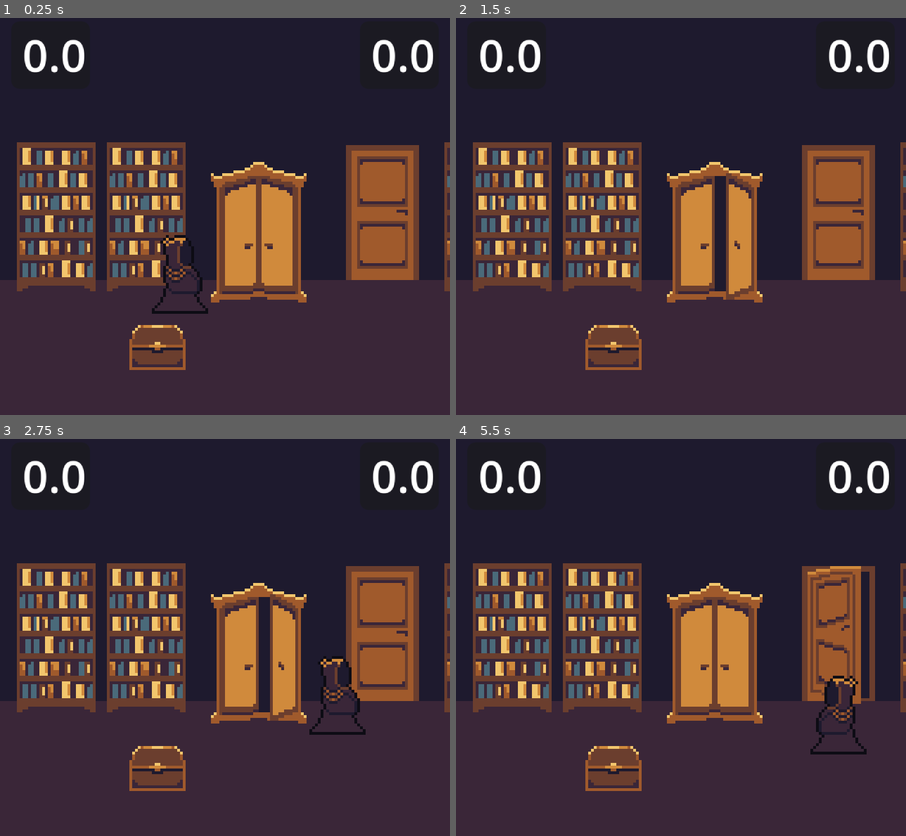
Above: before the commit, frames 1-4 (two rows, left to right).
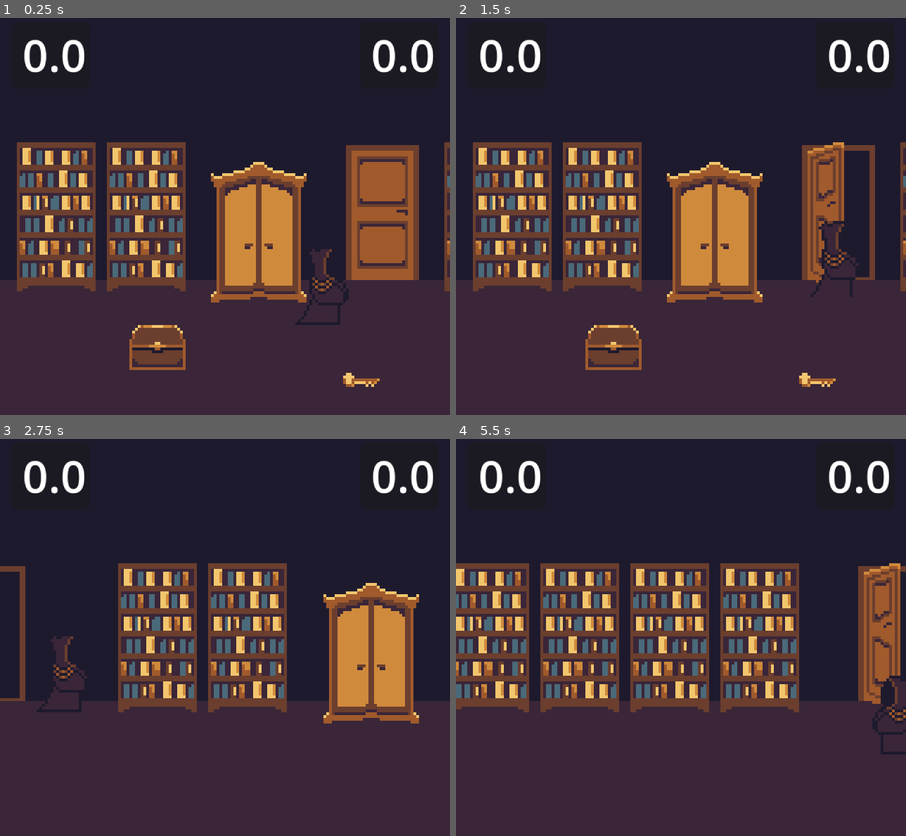
Above: after the commit, the same moments.

Repository: maskenary/gothic-game
Game: Godot game, scene res://Scenes/main.tscn
Two runs of this game, one before a commit and one after it. Both use one fixed random seed, a clock stepped at 60 frames per second and the inputs below. Video files are missing from this copy of the repository; at most half a second of black plays in their place.
Inputs:
- Up to frame 1 (0.25 s): no input
- Up to frame 2 (1.5 s): tap Enter (ui_accept) at 0.5, 0.6, 0.77, 1.07, 1.35 s; hold Right (ui_right) 0.53-1.28 s; hold Down (ui_down) from 1.28 s (still down)
- Up to frame 3 (2.75 s): tap Enter (ui_accept) at 1.52, 1.82, 2.1 s; release Down (ui_down) at 2.03 s; hold Right (ui_right) from 2.03 s (still down)
- Up to frame 4 (5.5 s): release Right (ui_right) at 2.78 s; hold Up (ui_up) 2.78-3.53 s; tap Enter (ui_accept) at 2.85, 3.02, 3.32, 3.6, 3.77, 4.07, 4.35, 4.52, 4.82, 5.1 s; hold Left (ui_left) 3.53-5.03 s; hold Down (ui_down) from 5.03 s (still down)

The runs differ from the first frame. In frame 1, 1.7% of the frame differs, in the area x 33-85%, y 54-93%; in frame 2, 5.0%; in frame 3, 27%; in frame 4, 32%, in the area x 0-100%, y 31-89%.

Commit message:
cutscene go back to game afterwards

Diff:
--- /dev/null
+++ b/Scenes/key.tscn
@@ -0,0 +1,21 @@
+[gd_scene format=3 uid="uid://cdst8rufyssoj"]
+
+[ext_resource type="Script" uid="uid://bfdwsblcui35x" path="res://Scripts/key.gd" id="1_udxw8"]
+[ext_resource type="Texture2D" uid="uid://by2ycd80kmdk4" path="res://Assets/key.png" id="1_ut0wq"]
+
+[sub_resource type="RectangleShape2D" id="RectangleShape2D_udxw8"]
+size = Vector2(26, 10)
+
+[node name="Key" type="Area2D" unique_id=743802743]
+scale = Vector2(0.5, 0.5)
+script = ExtResource("1_udxw8")
+
+[node name="CollisionShape2D" type="CollisionShape2D" parent="." unique_id=303067560]
+visible = false
+position = Vector2(1, 0)
+shape = SubResource("RectangleShape2D_udxw8")
+
+[node name="Sprite2D" type="Sprite2D" parent="." unique_id=758253953]
+texture = ExtResource("1_ut0wq")
+
+[connection signal="body_entered" from="." to="." method="_on_body_entered"]
--- a/Scenes/main.tscn
+++ b/Scenes/main.tscn
@@ -7,11 +7,12 @@
 [node name="Main" type="Node" unique_id=434942083]
 metadata/_edit_horizontal_guides_ = [-384.0]
 
-[node name="EnemyManager" type="Node" parent="." unique_id=829160437 node_paths=PackedStringArray("hiding_timer", "death_timer", "ui")]
+[node name="EnemyManager" type="Node" parent="." unique_id=829160437 node_paths=PackedStringArray("hiding_timer", "death_timer", "ui", "video_player")]
 script = ExtResource("1_8gbba")
 hiding_timer = NodePath("HidingTimer")
 death_timer = NodePath("DeathTimer")
 ui = NodePath("../CanvasLayer/UI")
+video_player = NodePath("../CanvasLayer/VideoPlayer")
 
 [node name="HidingTimer" type="Timer" parent="EnemyManager" unique_id=1851464690]
 one_shot = true
--- a/Scenes/world.tscn
+++ b/Scenes/world.tscn
@@ -6,6 +6,7 @@
 [ext_resource type="PackedScene" uid="uid://d3erh4u03paa0" path="res://Scenes/door.tscn" id="4_5v1tr"]
 [ext_resource type="PackedScene" uid="uid://4gtwejqnd347" path="res://Scenes/player.tscn" id="5_0fj1v"]
 [ext_resource type="PackedScene" uid="uid://2372lgfn2goj" path="res://Scenes/enemy_trigger.tscn" id="6_ikia7"]
+[ext_resource type="PackedScene" uid="uid://cdst8rufyssoj" path="res://Scenes/key.tscn" id="7_o06y3"]
 
 [sub_resource type="AtlasTexture" id="AtlasTexture_21xkr"]
 atlas = ExtResource("3_k7acu")
@@ -97,23 +98,28 @@
 position = Vector2(172, 68)
 texture = ExtResource("2_o06y3")
 
+[node name="Door" parent="Props" unique_id=827367637 node_paths=PackedStringArray("destination") instance=ExtResource("4_5v1tr")]
+position = Vector2(136, 72)
+destination = NodePath("../Door2")
+
+[node name="Door2" parent="Props" unique_id=184398018 node_paths=PackedStringArray("destination") instance=ExtResource("4_5v1tr")]
+position = Vector2(316, 72)
+destination = NodePath("../Door")
+
 [node name="AnimatedSprite2D" type="AnimatedSprite2D" parent="Props" unique_id=1758767603]
 position = Vector2(56, 112)
 sprite_frames = SubResource("SpriteFrames_hptm8")
 
-[node name="Door" parent="Props" unique_id=827367637 node_paths=PackedStringArray("destination") instance=ExtResource("4_5v1tr")]
-position = Vector2(300, 72)
-destination = NodePath("../Door2")
-
-[node name="Door2" parent="Props" unique_id=299855099 node_paths=PackedStringArray("destination") instance=ExtResource("4_5v1tr")]
-position = Vector2(136, 72)
-destination = NodePath("../Door")
-
-[node name="Player" parent="." unique_id=1445800171 instance=ExtResource("5_0fj1v")]
-position = Vector2(64, 92)
+[node name="Key" parent="." unique_id=743802743 instance=ExtResource("7_o06y3")]
+position = Vector2(128, 132)
 
 [node name="EnemyTrigger2" parent="." unique_id=486372839 instance=ExtResource("6_ikia7")]
 position = Vector2(32, 72)
 
 [node name="EnemyTrigger" parent="." unique_id=2019954403 instance=ExtResource("6_ikia7")]
 position = Vector2(228, 72)
+
+[node name="Player" parent="." unique_id=1445800171 instance=ExtResource("5_0fj1v")]
+position = Vector2(116, 96)
+
+[connection signal="body_entered" from="Key" to="Props/Cupboard2" method="_on_key_body_entered"]
--- a/Scripts/cupboard.gd
+++ b/Scripts/cupboard.gd
@@ -8,20 +8,21 @@
 
 func _on_body_entered(body: Node2D) -> void:
 	active = true
-	if body is Player:
+	if body.is_in_group("player"):
 		anim_sprite.play("open")
 
 func _on_body_exited(body: Node2D) -> void:
 	active = false
-	if body is Player:
+	if body.is_in_group("player"):
 		anim_sprite.play_backwards("open")
 
 
 func _process(delta: float) -> void:
-	if Input.is_action_just_released("ui_accept") && active:
+	if Input.is_action_just_released("ui_accept") && active && player.can_interact:
 		if contains_player == true:
 			player.enable()
 			contains_player = false
+			anim_sprite.set_frame(2)
 		else:
 			player.disable()
 			player.global_position = global_position
--- a/Scripts/door.gd
+++ b/Scripts/door.gd
@@ -6,19 +6,21 @@
 @onready var anim_sprite = $AnimatedSprite2D
 @onready var player = get_tree().get_first_node_in_group("player")
 
+@export var locked = false
 var active = false
 
 func _on_body_entered(body: Node2D) -> void:
 	active = true
-	if body is Player:
+	if body.is_in_group("player"):
 		anim_sprite.play("open")
 
 func _on_body_exited(body: Node2D) -> void:
 	active = false
-	if body is Player:
+	if body.is_in_group("player"):
 		anim_sprite.play_backwards("open")
 
 func _process(delta: float) -> void:
-	if Input.is_action_just_released("ui_accept") && active:
+	if Input.is_action_just_released("ui_accept") && active && player.can_interact:
 		player.global_position = destination.global_position
 		player.global_position.y += 12 # ADJUSTMENT, CHANGE THIS LATER, RETARD CODING
+		destination.anim_sprite.set_frame(2)
--- a/Scripts/enemy_manager.gd
+++ b/Scripts/enemy_manager.gd
@@ -19,9 +19,17 @@
 		cupboard.player_entered_cupboard.connect(_on_player_entered_cupboard)
 
 func play_video(file_path: String):
-	player.enabled = false
+	player.can_move = false
+	player.can_interact = false
+
 	video_player.stream = load(file_path)
+	video_player.visible = true
 	video_player.play()
+	await video_player.finished
+	video_player.visible = false
+
+	player.can_move = true
+	player.can_interact = true
 
 func _on_player_entered_cupboard(cupboard: Area2D):
 	if enemy_event_active:
--- a/Scripts/enemy_trigger.gd
+++ b/Scripts/enemy_trigger.gd
@@ -4,6 +4,6 @@
 var enabled = true
 
 func _on_body_entered(body: Node2D) -> void:
-	if enabled and body is Player:
+	if enabled and body.is_in_group("player"):
 		start_enemy_event.emit()
 	queue_free()
--- /dev/null
+++ b/Scripts/key.gd
@@ -0,0 +1,7 @@
+extends Area2D
+
+func _on_body_entered(body: Node2D) -> void:
+	print("key touched")
+	if body.is_in_group("player"):
+		body.inventory.append("key")
+		queue_free()
--- a/Scripts/player.gd
+++ b/Scripts/player.gd
@@ -1,11 +1,11 @@
 extends CharacterBody2D
-
-class_name Player
 
 @export var speed = 50
 @onready var sprite = $Sprite
-var enabled = true
+var can_move = true
+var can_interact = true
 var hiding = false
+var inventory = []
 
 func _process(delta: float) -> void:
 	if velocity.x < 0:
@@ -18,14 +18,14 @@
 	velocity = input_direction * speed
 
 func _physics_process(delta):
-	if enabled:
+	if can_move:
 		get_input()
 		move_and_slide()
 
 func disable():
-	enabled = false
+	can_move = false
 	sprite.hide()
 
 func enable():
-	enabled = true
+	can_move = true
 	sprite.show()
Binary file added: Assets/key.png
Not shown, changed: Assets/key.png.import
Binary file changed: Assets/player.png
Not shown: 1 places in Scenes/player.tscn that only renumber resources
Not shown, added: Scripts/key.gd.uid
Not shown, added: export_presets.cfg
